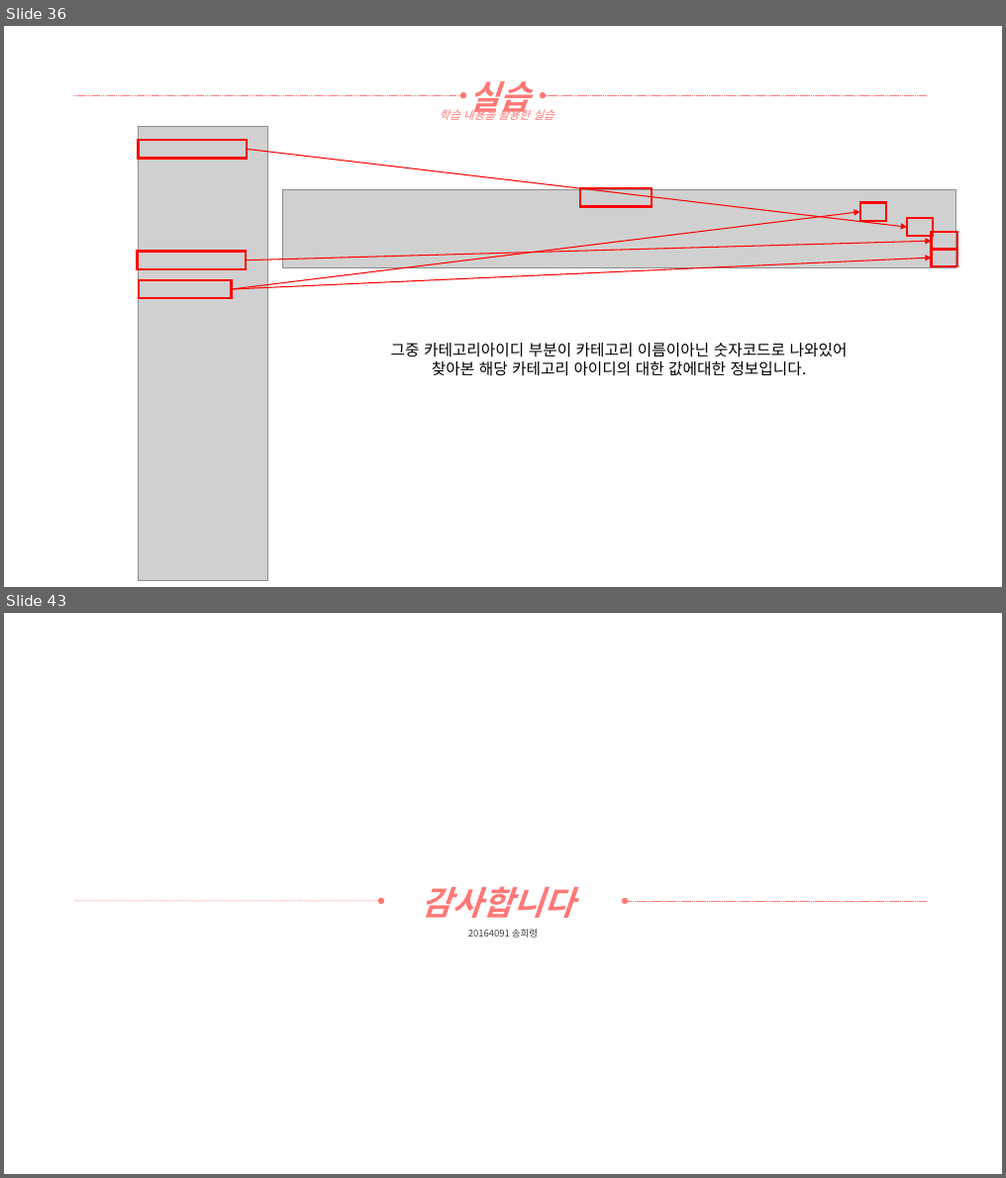
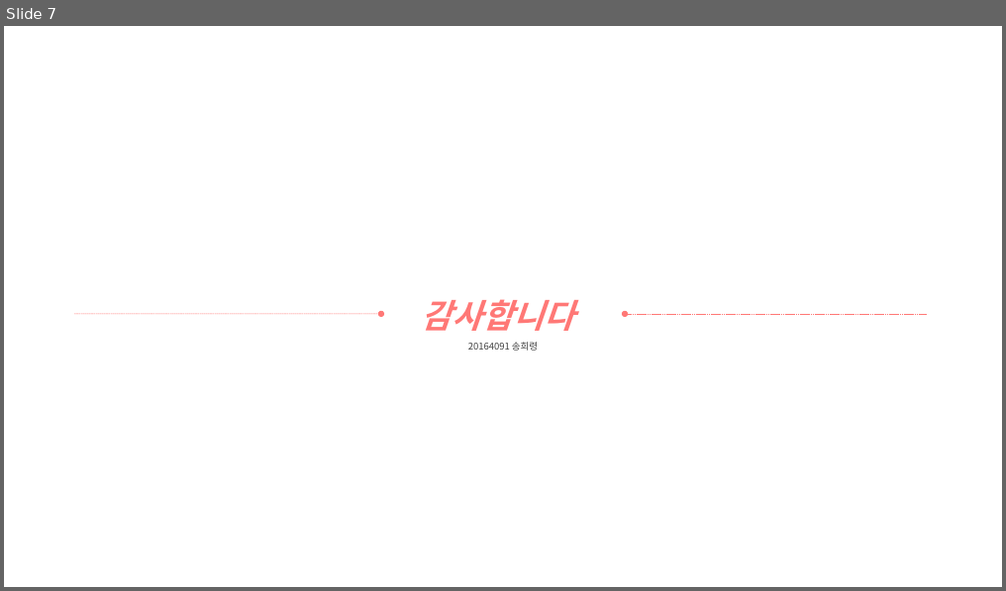
Before and after one commit to yooatom2200/Programing_Base_2, a slide deck: 1장/20164091-송희령-7주차 과제1.pptx. Shown one above the other, each under a label of ours: slides 36 and 43 before the commit, slide 7 after it; the slides between them are not shown. The pictures are 1006x1178 and 1006x591 pixels, drawn with LibreOffice and Linux fonts; fonts in the diff are those of the drawing; grey boxes stand for pictures. Boxes give left, top, right and bottom in pixels: in the first picture for what was removed or moved away, otherwise in the second. Text is boxed around its words. In the diff, an @@ line names an element or a change of style, - is before the commit and + after.

```diff
--- a/1장/20164091-송희령-7주차 과제1.pptx
+++ b/1장/20164091-송희령-7주차 과제1.pptx
@@ slide 36 removed at [4,26,1002,587], background #FFFFFF @@
@@ text removed at [469,81,531,119] @@
-실습
@@ arrow removed from (73, 95) to (463, 95) @@
@@ text removed at [439,107,553,120] @@
-학습 내용을 활용한 실습
@@ arrow removed from (927, 95) to (543, 95) @@
@@ rectangle removed at [138,140,247,158] @@
@@ picture removed at [139,126,268,580] @@
@@ arrow removed from (247, 149) to (907, 227) @@
@@ picture removed at [282,190,956,268] @@
@@ rectangle removed at [580,188,651,206] @@
@@ rectangle removed at [860,202,887,221] @@
@@ arrow removed from (232, 289) to (860, 212) @@
@@ rectangle removed at [907,218,933,236] @@
@@ rectangle removed at [932,232,957,250] @@
@@ rectangle removed at [138,252,246,270] @@
@@ arrow removed from (232, 289) to (932, 258) @@
@@ arrow removed from (246, 261) to (932, 241) @@
@@ rectangle removed at [932,249,957,267] @@
@@ rectangle removed at [139,280,232,298] @@
@@ text removed at [391,343,847,376] @@
-그중 카테고리아이디 부분이 카테고리 이름이아닌 숫자코드로 나와있어
-찾아본 해당 카테고리 아이디의 대한 값에대한 정보입니다.
@@ what was slide 43 is now slide 7 @@
```
Also in this commit, not shown: 1 slide changed, 5 slides added, 40 other slides removed, 3 other files.
